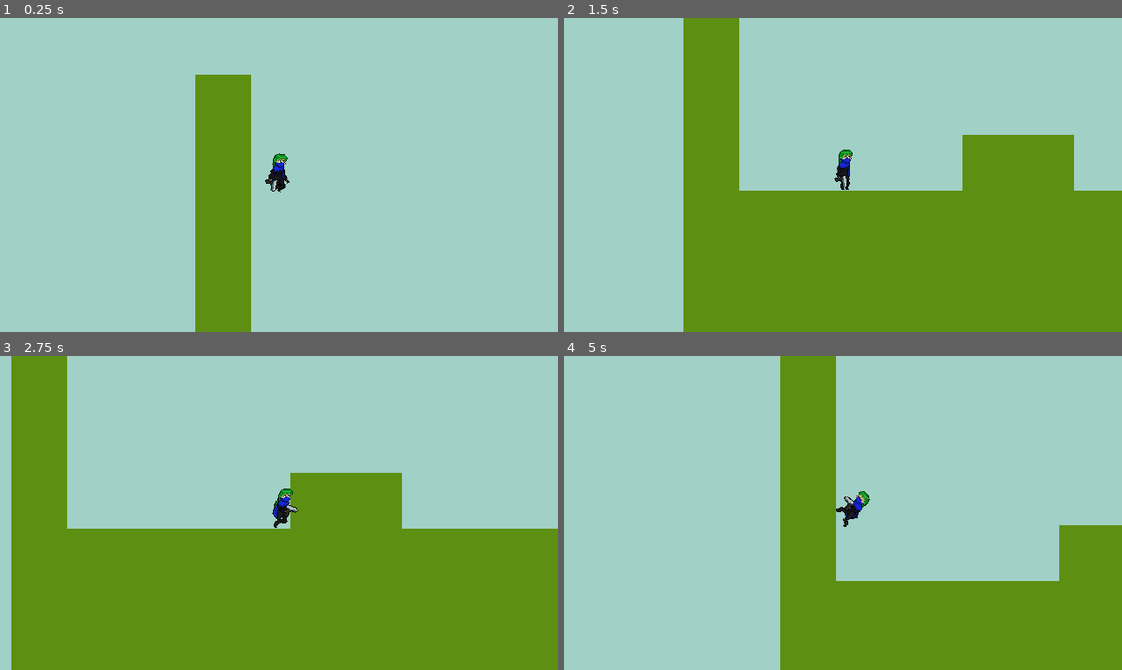
Above: before the commit, frames 1-4 (two rows, left to right).
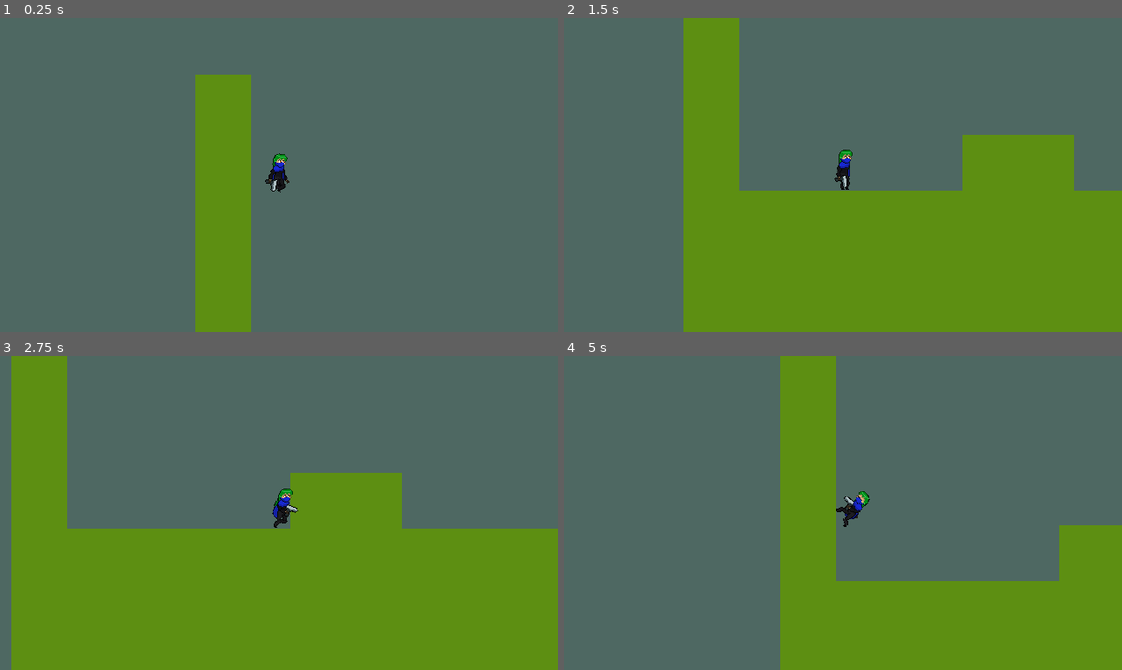
Above: after the commit, the same moments.

Repository: kwabsi/kwabsi.github.io
Game: Godot game, scene res://Test.tscn
Two runs of this game, one before a commit and one after it. Both use one fixed random seed, a clock stepped at 60 frames per second and the inputs below. Before the commit the project has no main scene; this scene is started directly in both runs.
Inputs:
- Up to frame 1 (0.25 s): no input
- Up to frame 2 (1.5 s): hold D (mov_right) 0.53-1.28 s; tap Space (act_jump) at 0.77 s; hold S (mov_down) from 1.28 s (still down)
- Up to frame 3 (2.75 s): tap Space (act_jump) at 1.52 s; release S (mov_down) at 2.03 s; hold D (mov_right) from 2.03 s (still down)
- Up to frame 4 (5 s): release D (mov_right) at 2.78 s; hold W (mov_up) 2.78-3.53 s; tap Space (act_jump) at 3.02, 3.77, 4.52 s; hold A (mov_left) from 3.53 s (still down)

The runs differ from the first frame. In frame 1, 91% of the frame differs, in the area x 0-100%, y 0-100%; in frame 2, 55%; in frame 3, 47%; in frame 4, 73%.

Commit message:
Fixed some stuff

Diff:
--- a/tribal_exploration_platformer/Test.tscn
+++ b/tribal_exploration_platformer/Test.tscn
@@ -11,6 +11,7 @@
 func _ready():
 	var COLORS = [Color(\"1929d2\"), Color(\"ac0707\"), Color(\"8e27b8\"), Color(\"d2cf19\"), Color(\"008d19\"), Color(\"cf6b00\")]
 	var rng = RandomNumberGenerator.new()
+	rng.randomize()
 	var mat = $Player.material
 	mat.set_shader_param(\"eye_color\", COLORS[rng.randi_range(0, len(COLORS) - 1)])
 	mat.set_shader_param(\"secondary_color\", COLORS[rng.randi_range(0, len(COLORS) - 1)])
@@ -127,7 +128,7 @@
 position = Vector2( 31.7062, 22.0002 )
 
 [node name="Sprite" type="Sprite" parent="."]
-self_modulate = Color( 0.635294, 0.819608, 0.780392, 1 )
+self_modulate = Color( 0.309804, 0.411765, 0.388235, 1 )
 position = Vector2( 2747.12, 30.2533 )
 scale = Vector2( 99.1895, 25.909 )
 z_index = -4096
--- a/tribal_exploration_platformer/project.godot
+++ b/tribal_exploration_platformer/project.godot
@@ -75,6 +75,7 @@
 [application]
 
 config/name="Tribal Exploration Platformer"
+run/main_scene="res://Test.tscn"
 config/icon="res://icon.png"
 
 [autoload]
Not shown, changed: gamejams/TESTS/Tribal Exploration Platformer.pck
Not shown, added: gamejams/TESTS/stuff.html
